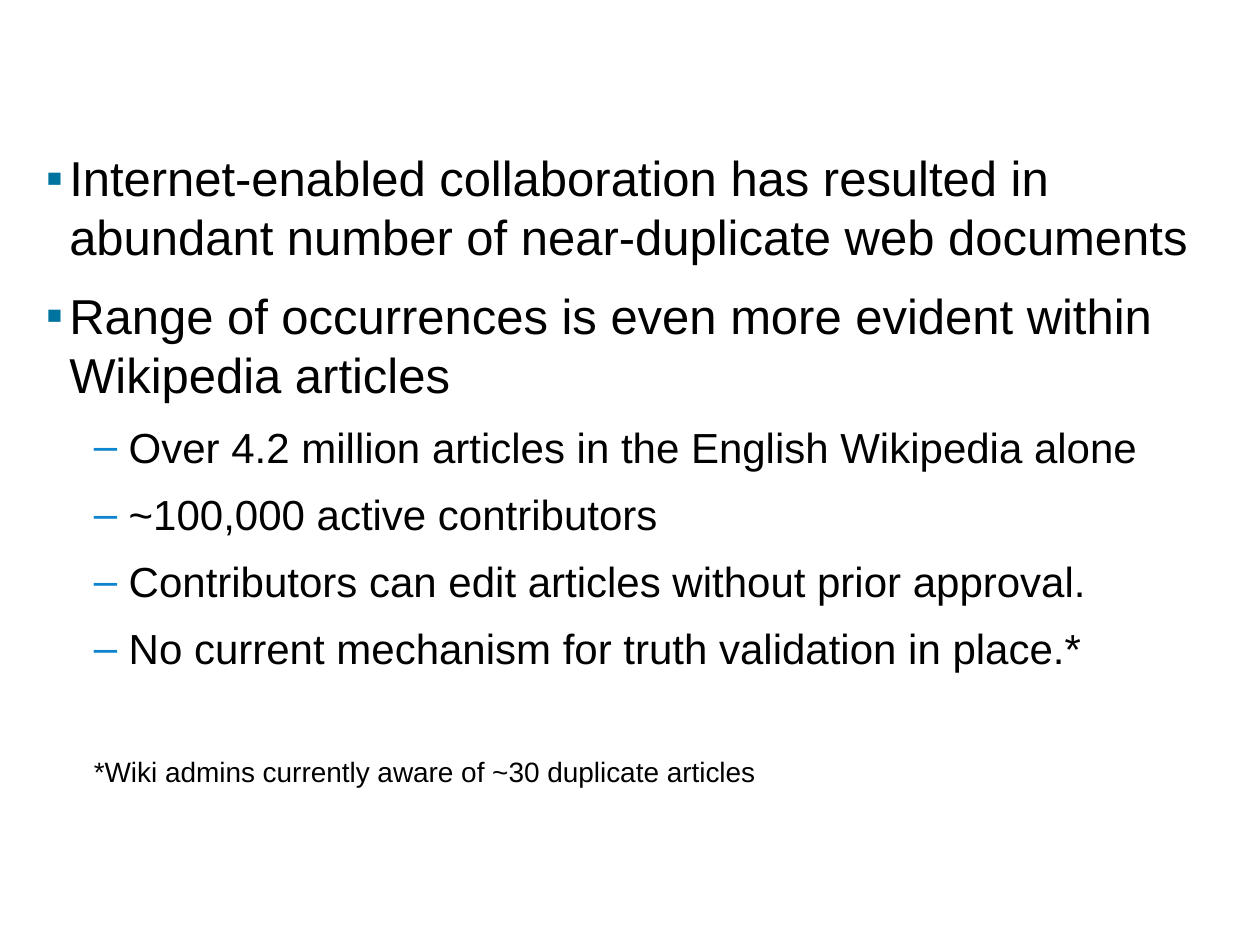
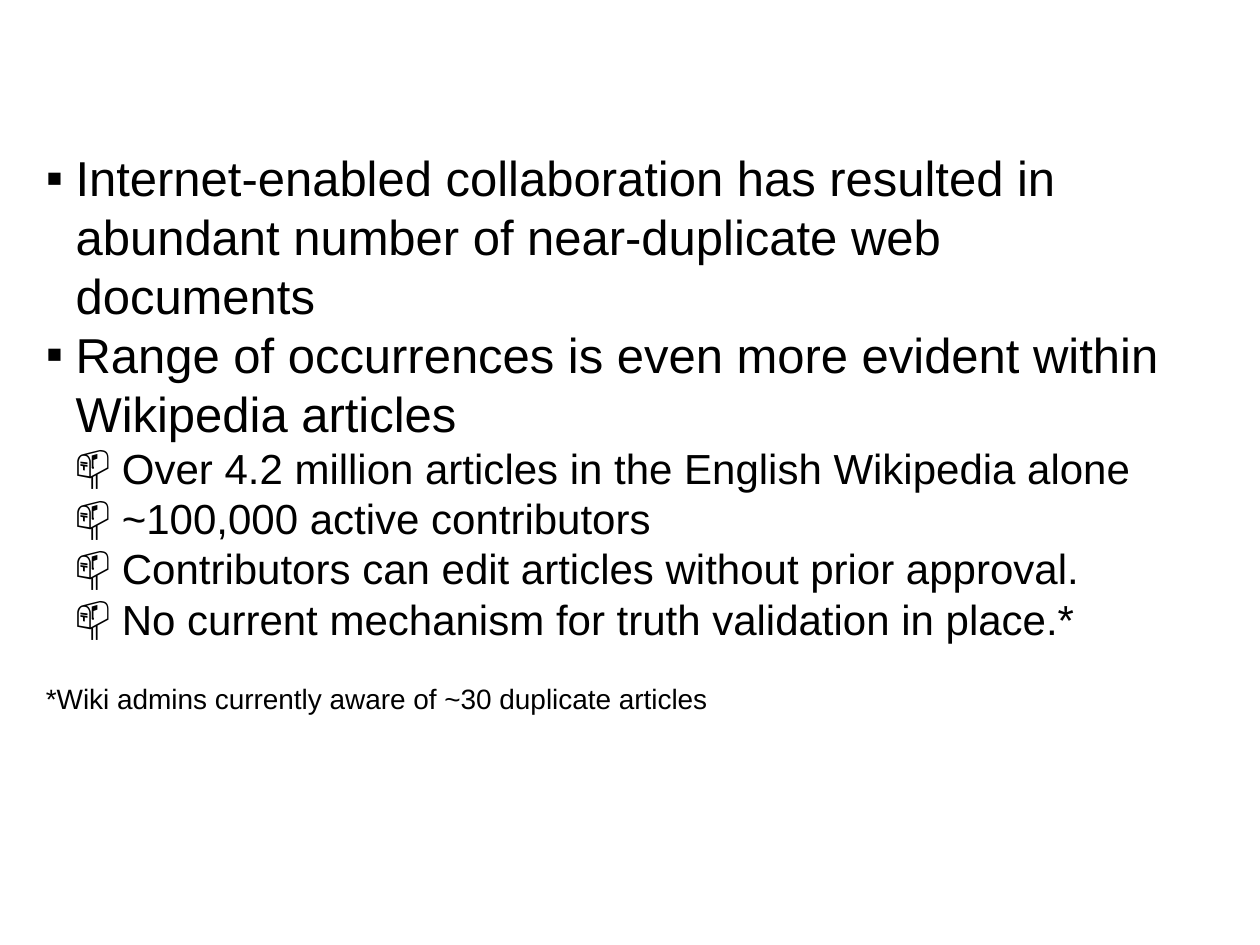
Before and after one commit to seweissman/wikiduper, a slide deck: slide 3 of presentation/NearDupDetectionWikipedia.pptx. Drawn at 1260x945 pixels with LibreOffice and Linux fonts; fonts in the diff are those of the drawing; background and template pictures are left out. Boxes give left, top, right and bottom in pixels: in the first picture for what was removed or moved away, otherwise in the second. Text is boxed around its words. In the diff, an @@ line names an element or a change of style, - is before the commit and + after.

```diff
--- a/presentation/NearDupDetectionWikipedia.pptx
+++ b/presentation/NearDupDetectionWikipedia.pptx
@@ text "Internet-enabled collaboration has resulted in ..." at <box>46,160,1158,714</box>: indent changed; less space between paragraphs; bullet – to 📫; list level 2 to 1 in "*Wiki admins currently aware of ..." @@
```
Also in this commit, not shown: 17 other slides changed.
